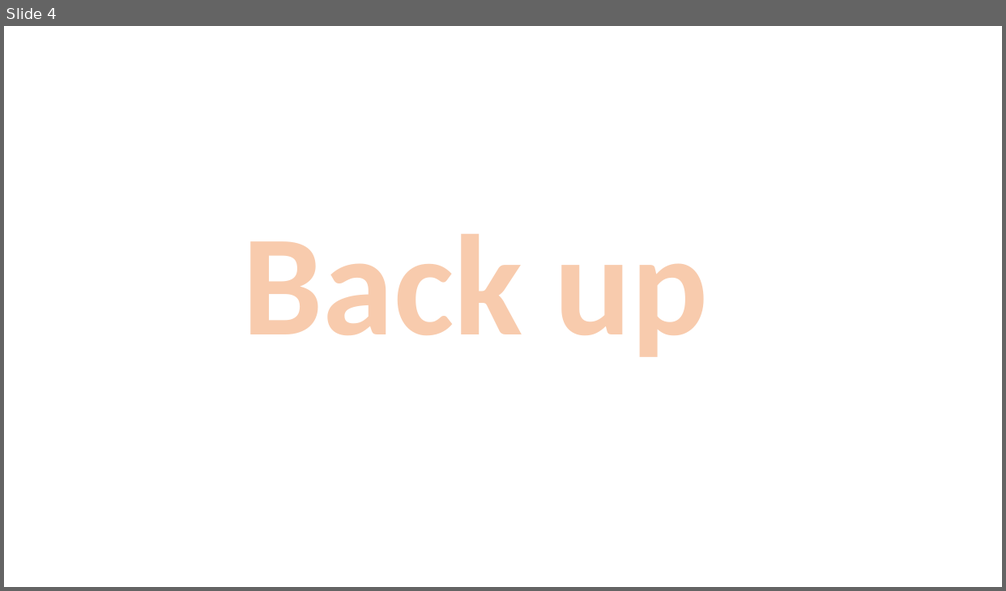
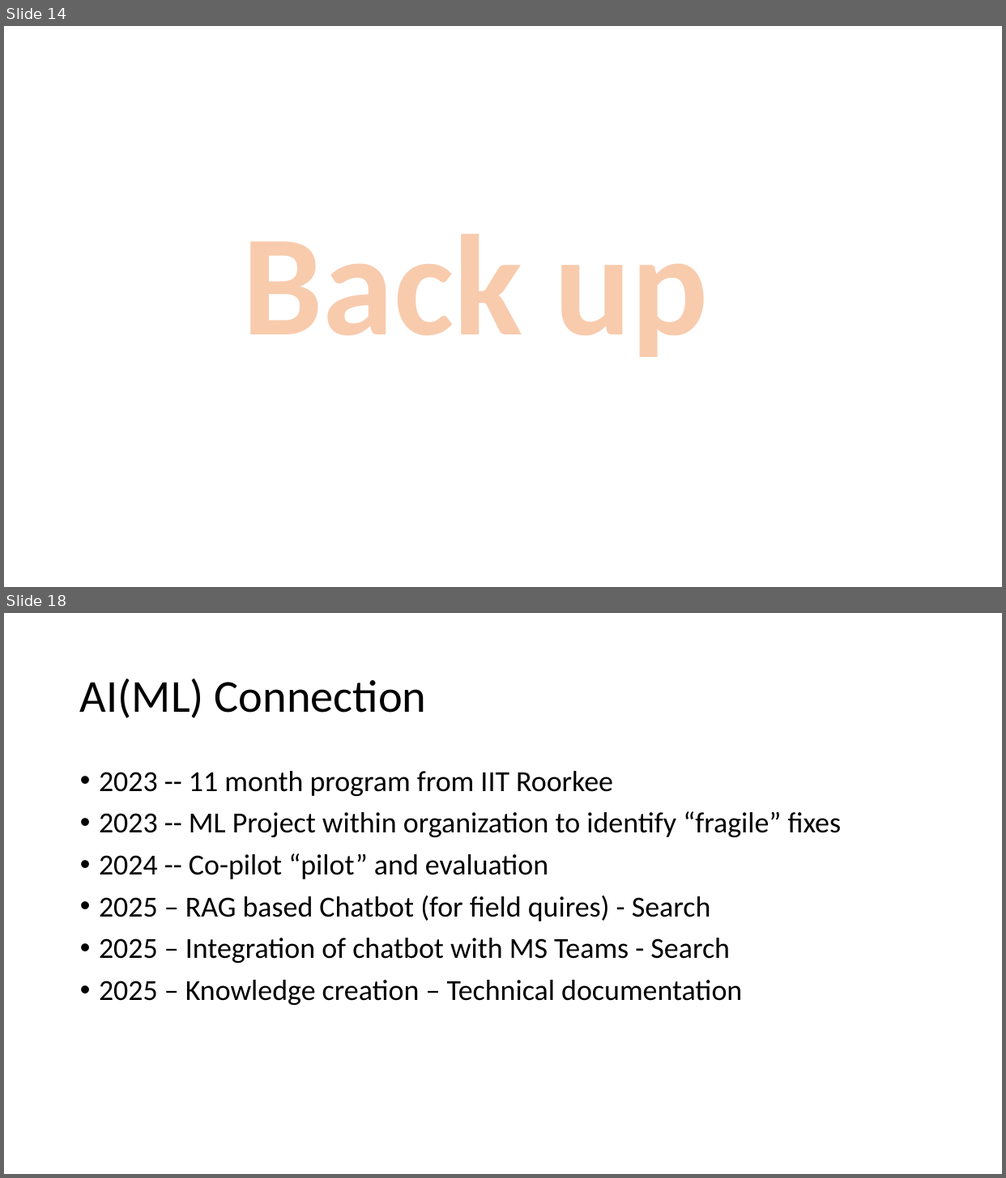
Before and after one commit to share2learnwidmanish/share2learnwidmanish, a slide deck: AgileNetwork_Presentation_2026.pptx. Shown one above the other, each under a label of ours: slide 4 before the commit, slides 14 and 18 after it; the slides between them are not shown. The pictures are 1006x591 and 1006x1178 pixels, drawn with LibreOffice and Linux fonts; fonts in the diff are those of the drawing. Boxes give left, top, right and bottom in pixels: in the first picture for what was removed or moved away, otherwise in the second. Text is boxed around its words. In the diff, an @@ line names an element or a change of style, - is before the commit and + after.

```diff
--- a/AgileNetwork_Presentation_2026.pptx
+++ b/AgileNetwork_Presentation_2026.pptx
@@ slide 18 added at box(4, 613, 1002, 1174), background #FFFFFF @@
@@ title added at box(80, 679, 427, 718), 44 pt, text #000000 @@
+AI(ML) Connection
@@ text added at box(99, 771, 841, 1005), 28 pt, text #000000 @@
+• 2023 -- 11 month program from IIT Roorkee
+• 2023 -- ML Project within organization to identify “fragile” fixes
+• 2024 -- Co-pilot “pilot” and evaluation
+• 2025 – RAG based Chatbot (for field quires) - Search
+• 2025 – Integration of chatbot with MS Teams - Search
+• 2025 – Knowledge creation – Technical documentation
@@ what was slide 4 is now slide 14 @@
```
Also in this commit, not shown: 4 slides changed, 7 other slides added.
